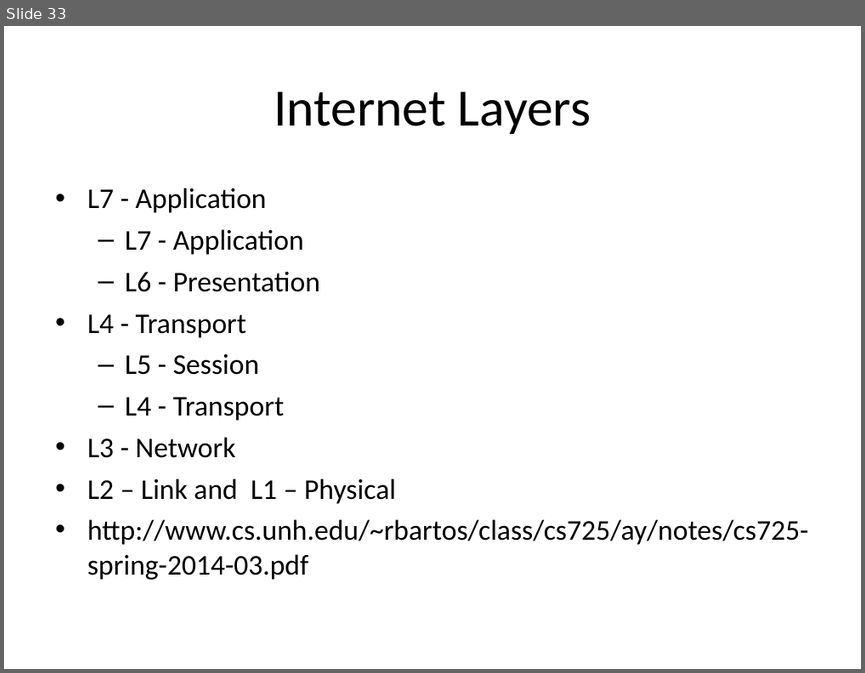
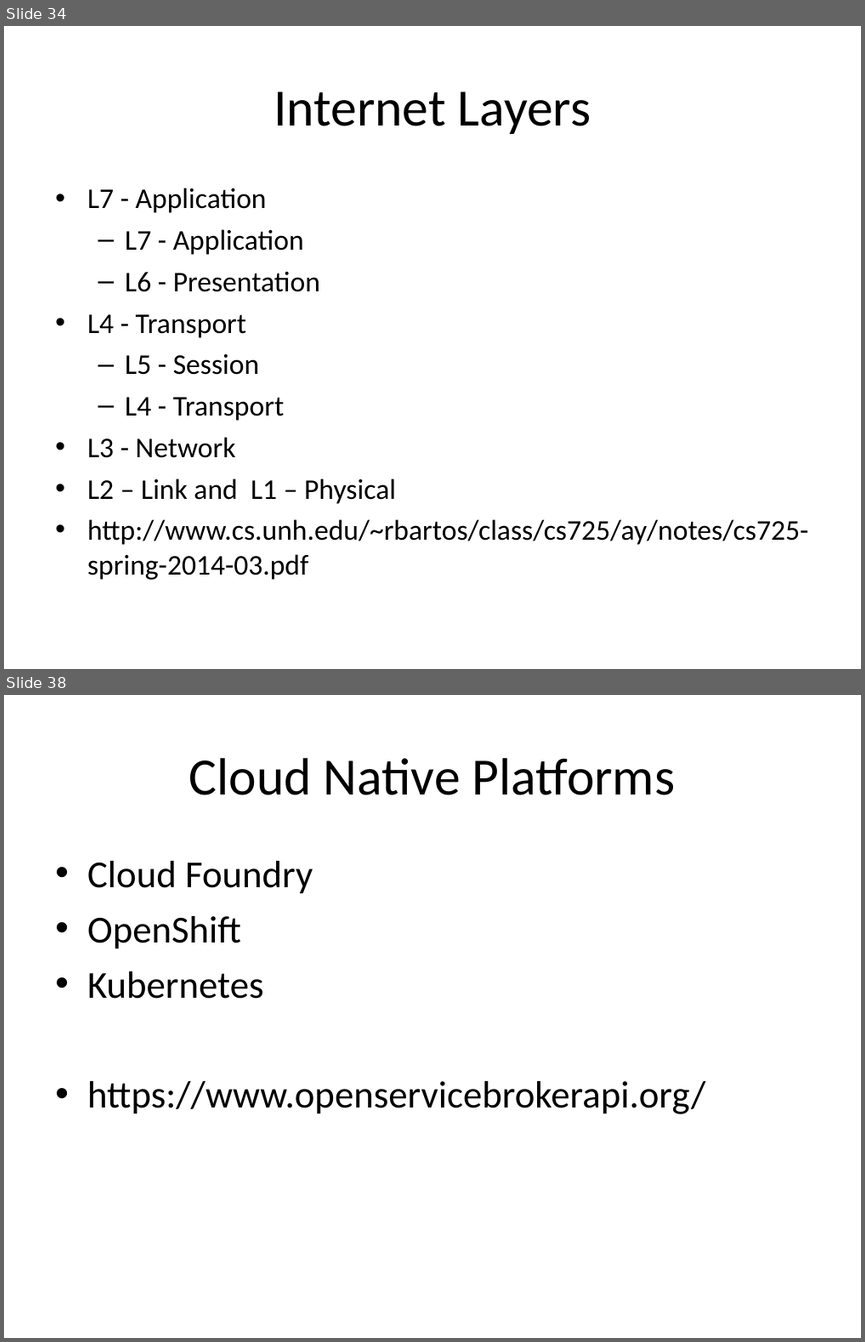
Before and after one commit to bobwares/training, a slide deck: presentations/Microservices Architecures.ppt. Shown one above the other, each under a label of ours: slide 33 before the commit, slides 34 and 38 after it; the slides between them are not shown. The pictures are 865x673 and 865x1342 pixels, drawn with LibreOffice and Linux fonts; fonts in the diff are those of the drawing. Boxes give left, top, right and bottom in pixels: in the first picture for what was removed or moved away, otherwise in the second. Text is boxed around its words. In the diff, an @@ line names an element or a change of style, - is before the commit and + after.

```diff
--- a/presentations/Microservices Architecures.ppt
+++ b/presentations/Microservices Architecures.ppt
@@ slide 38 added at (4, 695, 861, 1338), background #FFFFFF @@
@@ title added at (189, 758, 675, 795), 44 pt, text #000000 @@
+Cloud Native Platforms
@@ text added at (87, 861, 705, 1114), 32 pt, text #000000 @@
+• Cloud Foundry
+• OpenShift
+• Kubernetes
+• https://www.openservicebrokerapi.org/
@@ what was slide 33 is now slide 34 @@
```
Also in this commit, not shown: 3 slides changed, 6 other slides added, 1 slide removed.
